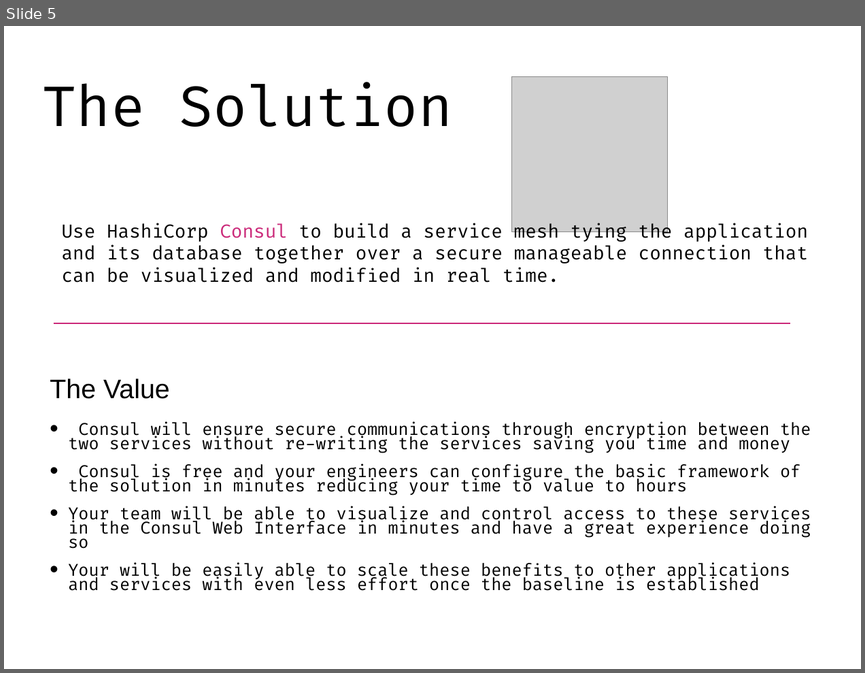
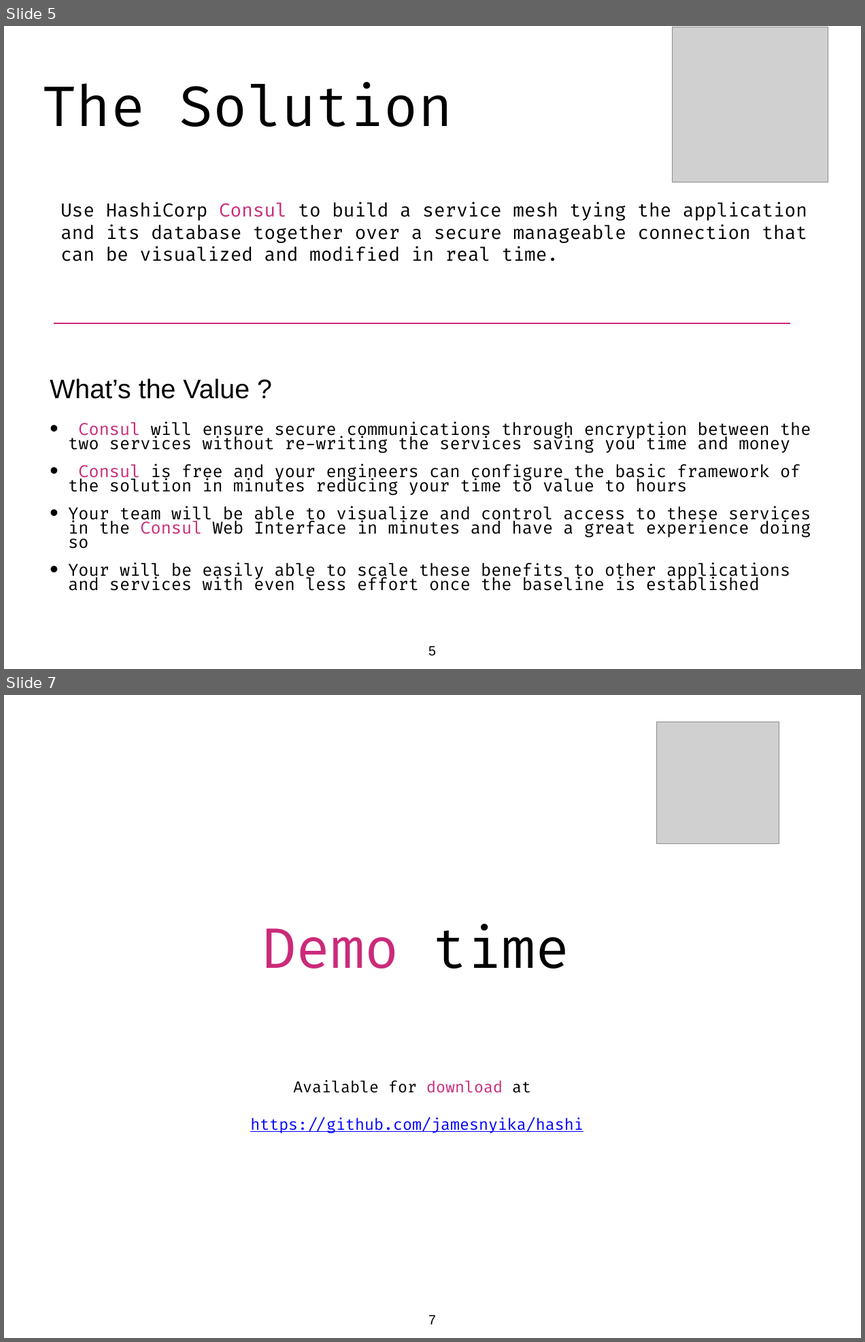
Before and after one commit to jamesnyika/hashi, a slide deck: presentation/RapidConsul.pptx. Shown one above the other, each under a label of ours: slide 5 before the commit, slides 5 and 7 after it; the slides between them are not shown. The pictures are 865x673 and 865x1342 pixels, drawn with LibreOffice and Linux fonts; fonts in the diff are those of the drawing; grey boxes stand for pictures. Boxes give left, top, right and bottom in pixels: in the first picture for what was removed or moved away, otherwise in the second. Text is boxed around its words. In the diff, an @@ line names an element or a change of style, - is before the commit and + after.

```diff
--- a/presentation/RapidConsul.pptx
+++ b/presentation/RapidConsul.pptx
@@ slide 7 added at (4,695,861,1338), background #FFFFFF @@
@@ picture added at (657,722,779,844) @@
@@ text added at (262,923,570,968), 66.4 pt, text #CB2A7A @@
+Demo time
@@ text added at (250,1080,583,1133), 18.5 pt, text #0000FF, underline @@
+Available for download at
+https://github.com/jamesnyika/hashi
@@ page number added at (428,1314,436,1324), 16 pt, text #000000 @@
+7
@@ slide 5 changed as well @@
@@ picture: place and size @@
-picture at (512,76,668,232)
+picture at (672,27,828,182)
@@ text "Use HashiCorp Consul to build ...": place and size @@
-text "Use HashiCorp Consul to build ..." at (62,223,808,282)
+text "Use HashiCorp Consul to build ..." at (60,202,807,261)
@@ text at (50,378,249,399): text changed @@
-The Value
+What’s the Value ?
@@ text at (68,422,811,548): text colour #000000 to #CB2A7A in "Consul", "Consul", "Consul" @@
@@ page number added at (428,645,436,656), 16 pt, text #000000 @@
+5
```
Also in this commit, not shown: 7 other slides changed, 1 other slide added, 1 slide removed, 1 other file.
